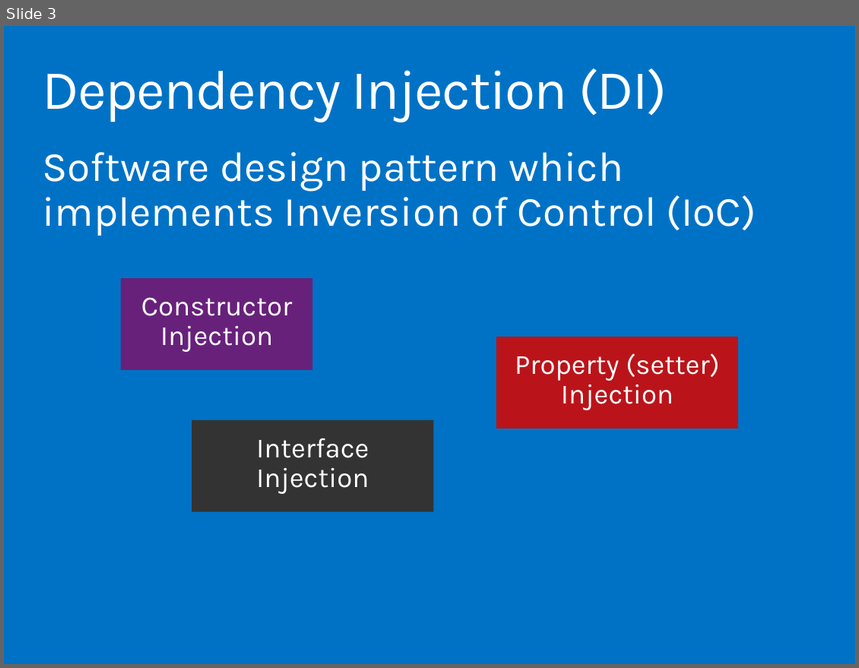
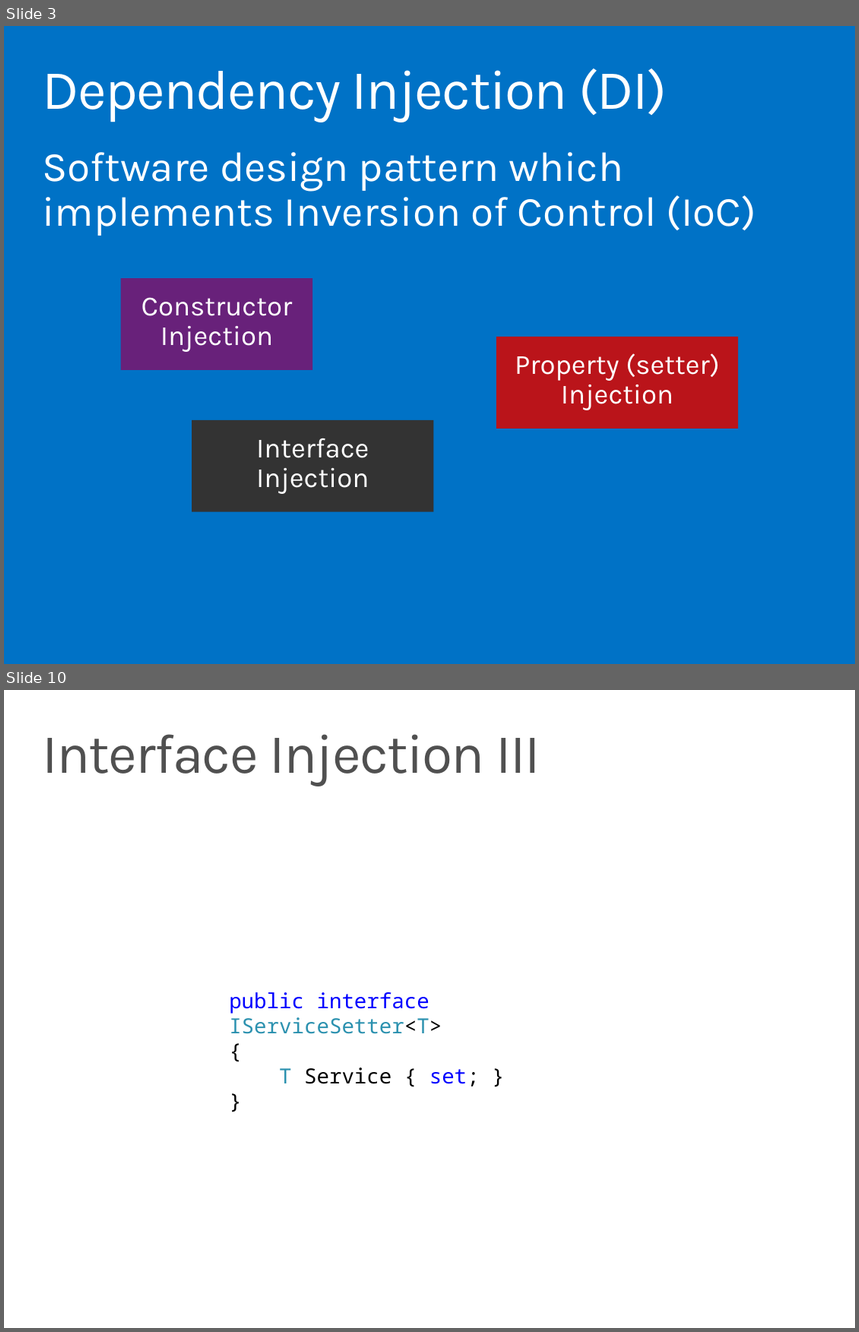
Before and after one commit to ondfisk/BDSA2016, a slide deck: Slides/Lecture05.pptx. Shown one above the other, each under a label of ours: slide 3 before the commit, slides 3 and 10 after it; the slides between them are not shown. The pictures are 859x668 and 859x1332 pixels, drawn with LibreOffice and Linux fonts; fonts in the diff are those of the drawing. Boxes give left, top, right and bottom in pixels: in the first picture for what was removed or moved away, otherwise in the second. Text is boxed around its words. In the diff, an @@ line names an element or a change of style, - is before the commit and + after.

```diff
--- a/Slides/Lecture05.pptx
+++ b/Slides/Lecture05.pptx
@@ slide 10 added at bbox=[4, 690, 855, 1328], background #FFFFFF @@
@@ title added at bbox=[42, 734, 540, 786], 48 pt, text #505050 @@
+Interface Injection III
@@ text added at bbox=[229, 992, 480, 1087], 18 pt, text #0000FF @@
+public interface IServiceSetter<T>
+{
+T Service { set; }
+}
```
Also in this commit, not shown: 1 slide changed, 17 other slides added, 1 slide removed, 14 other files.
